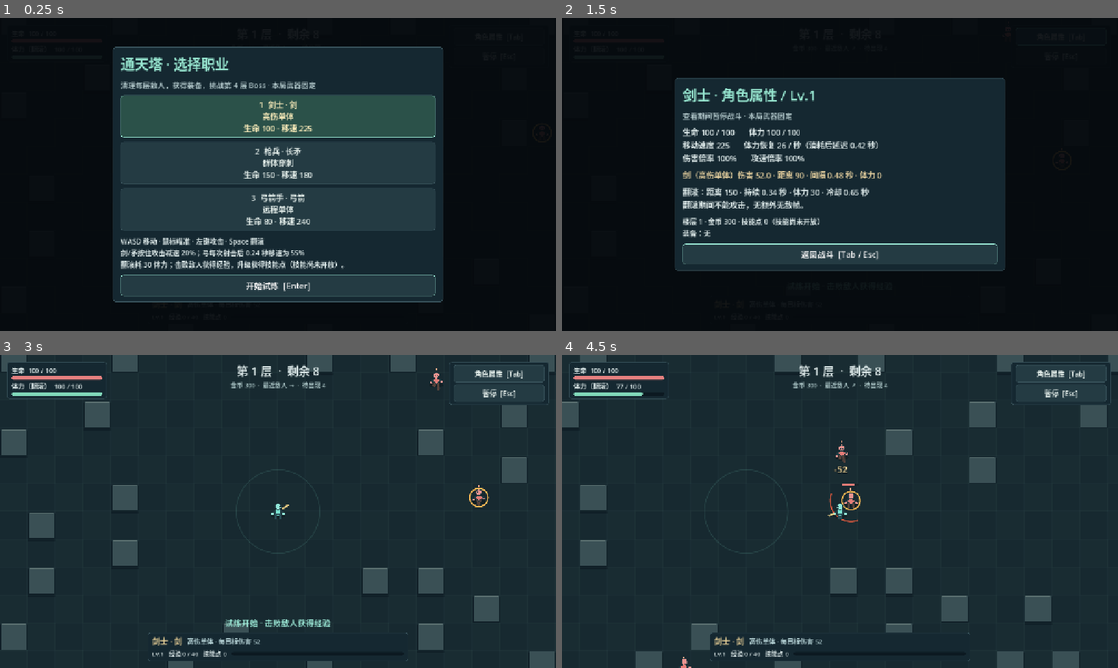
Above: before the commit, frames 1-4 (two rows, left to right).
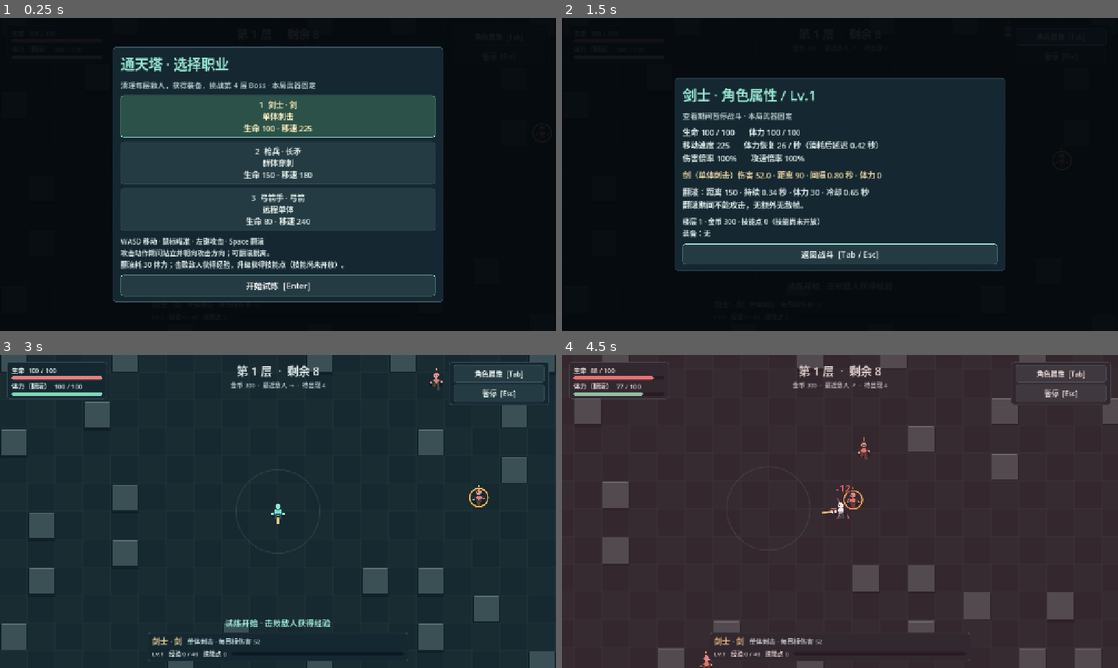
Above: after the commit, the same moments.

Repository: laoshiren912/wenjian
Game: Godot game, scene res://scenes/main.tscn
Two runs of this game, one before a commit and one after it. Both use one fixed random seed, a clock stepped at 60 frames per second and the inputs below.
Inputs (mouse positions are in pixels of both pictures, inside the frame that each line leads up to):
- Up to frame 1 (0.25 s): no input
- Up to frame 2 (1.5 s): click "开始试炼 [Enter]" at 0.5 s; click "角色属性 [Tab]" at 1.25 s
- Up to frame 3 (3 s): click "暂停 [Esc]" at 2 s; click "返回战斗 [Tab / Esc]" at 2.75 s
- Up to frame 4 (4.5 s): tap Enter at 3.5 s; move the mouse to (962, 495) at 3.52 s; press the mouse at (962, 495) at 3.53 s; hold D (move_right) 3.53-4.25 s; tap Space (roll) at 3.8 s; release the mouse at (962, 495) at 4.25 s; drag from (728, 527) to (812, 574) at 4.27 s

The runs differ from the first frame. In frame 1, 0.7% of the frame differs, in the area x 21-55%, y 30-77%; in frame 2, 0.1%; in frame 3, less than 0.1%; in frame 4, 97%, in the area x 0-100%, y 0-100%.

Commit message:
完成 V2.6：角色朝向与剑士攻击试验

Diff:
--- a/scripts/hud.gd
+++ b/scripts/hud.gd
@@ -272,7 +272,7 @@
 		button.size_flags_horizontal = Control.SIZE_EXPAND_FILL
 		profession_layout.add_child(button)
 		profession_buttons.append(button)
-	box.add_child(_modal_label("WASD 移动 · 鼠标瞄准 · 左键攻击 · Space 翻滚\n剑/矛按住攻击减速 20%%；弓每次射击后 %.2f 秒移速为 %.0f%%\n翻滚耗 %.0f 体力；击败敌人获得经验，升级获得技能点（技能尚未开放）。" % [player.bow_shot_move_duration, player.bow_shot_move_multiplier * 100.0, player.roll_stamina_cost], 16))
+	box.add_child(_modal_label("WASD 移动 · 鼠标瞄准 · 左键攻击 · Space 翻滚\n攻击动作期间站立并朝向攻击方向；可翻滚脱离。\n翻滚耗 %.0f 体力；击败敌人获得经验，升级获得技能点（技能尚未开放）。" % [player.roll_stamina_cost], 16))
 	start_button = PrototypeUI.button("开始试炼  [Enter]", func(): start_requested.emit(), 48)
 	box.add_child(start_button)
 	select_profession(0)
--- a/scripts/player.gd
+++ b/scripts/player.gd
@@ -65,6 +65,9 @@
 var dry_attack_flash: float = 0.0
 var _attack_held: bool = false
 var _attack_pending: bool = false
+var _click_target: Node2D = null
+var _target_marker: Node2D = null
+var _target_marker_remaining: float = 0.0
 var _roll_requested: bool = false
 var _roll_remaining: float = 0.0
 var _roll_cooldown: float = 0.0
@@ -103,9 +106,7 @@
 	return weapon.selected == 2 and _bow_shot_remaining > 0.0 and not is_rolling()
 
 func movement_multiplier() -> float:
-	if weapon.selected == 2:
-		return bow_shot_move_multiplier if _bow_shot_remaining > 0.0 else 1.0
-	return 0.8 if _attack_held and Input.is_action_pressed("attack") else 1.0
+	return 0.0 if weapon.swing_time > 0.0 else 1.0
 
 func _on_weapon_selected(_index: int) -> void:
 	visual.cancel_attack()
@@ -123,8 +124,12 @@
 	_roll_remaining = maxf(0.001, roll_duration)
 	_roll_cooldown = roll_cooldown
 	_attack_pending = false
+	_click_target = null
+	_target_marker = null
+	_target_marker_remaining = 0.0
 	# Existing hits/arrows and shared cooldown survive; only the recovery drawing ends.
 	weapon.swing_time = 0.0
+	_bow_shot_remaining = 0.0
 	weapon.hide()
 	visual.play_roll(_roll_direction, _roll_remaining)
 	return true
@@ -140,6 +145,9 @@
 	invulnerability = maxf(0.0, invulnerability - delta)
 	stamina_delay = maxf(0.0, stamina_delay - delta)
 	dry_attack_flash = maxf(0.0, dry_attack_flash - delta)
+	_target_marker_remaining = maxf(0.0, _target_marker_remaining - delta)
+	if _target_marker_remaining <= 0.0 or not is_instance_valid(_target_marker):
+		_target_marker = null
 	_bow_shot_remaining = maxf(0.0, _bow_shot_remaining - delta)
 	if stamina_delay <= 0.0:
 		stamina = minf(max_stamina, stamina + stamina_regen * delta)
@@ -149,36 +157,44 @@
 		try_roll()
 	var movement := Input.get_vector("move_left", "move_right", "move_up", "move_down")
 	var rolling_this_frame: bool = is_rolling()
-	if rolling_this_frame:
-		# Scale the final partial tick so unobstructed rolls cover the configured distance.
-		var step: float = minf(delta, _roll_remaining)
-		velocity = _roll_direction * (roll_distance / maxf(0.001, roll_duration)) * (step / delta) + knockback
-	else:
-		# Bow recovery belongs to a fired shot, so releasing the button cannot cancel it.
-		velocity = movement * speed * movement_multiplier() + knockback
-	knockback = knockback.move_toward(Vector2.ZERO, 650.0 * delta)
-	move_and_slide()
 	var world_aim: Vector2 = get_global_mouse_position()
 	if _has_aim_event:
 		world_aim = get_viewport().get_canvas_transform().affine_inverse() * _aim_viewport_position
 	var aim: Vector2 = world_aim - global_position
 	if aim.length_squared() > 1.0:
 		aim_direction = aim.normalized()
+	if not rolling_this_frame and (_attack_pending or (_attack_held and Input.is_action_pressed("attack"))):
+		var attack_direction := aim_direction
+		if weapon.selected != 0 and _attack_pending and is_instance_valid(_click_target) and not _click_target.dead:
+			var target_offset: Vector2 = _click_target.global_position - global_position
+			if target_offset.length_squared() > 1.0:
+				attack_direction = target_offset.normalized()
+		if weapon.attack(attack_direction):
+			_target_marker = _click_target if weapon.selected != 0 and _attack_pending and is_instance_valid(_click_target) and not _click_target.dead else null
+			_target_marker_remaining = 0.65 if is_instance_valid(_target_marker) else 0.0
+	_attack_pending = false
+	_click_target = null
+	if rolling_this_frame:
+		# Scale the final partial tick so unobstructed rolls cover the configured distance.
+		var step: float = minf(delta, _roll_remaining)
+		velocity = _roll_direction * (roll_distance / maxf(0.001, roll_duration)) * (step / delta) + knockback
+	else:
+		velocity = movement * speed * movement_multiplier() + knockback
+	knockback = knockback.move_toward(Vector2.ZERO, 650.0 * delta)
+	move_and_slide()
 	var color := Color("79e2d0")
 	if invulnerability > 0.0:
 		color = Color("ffffff") if fmod(invulnerability, 0.16) > 0.08 else Color("e88385")
-	# Keep the torso aligned with the weapon while the feet follow movement input.
 	if not rolling_this_frame and not movement.is_zero_approx():
 		_movement_facing = Vector2(signf(movement.x), 0) if absf(movement.x) > absf(movement.y) else Vector2(0, signf(movement.y))
-	var body_look: Vector2 = aim_direction
+	var body_look: Vector2 = visual.facing
+	if weapon.swing_time > 0.0:
+		body_look = weapon.swing_direction
+	elif not movement.is_zero_approx():
+		body_look = movement
 	if rolling_this_frame:
 		body_look = _roll_direction
-	visual.update_pose(get_real_velocity(), body_look, color, _movement_facing)
-	# Preserve a GUI-approved short click even if it was released between physics ticks.
-	# Consume it once; a press rejected by cooldown is never queued for a later attack.
-	if not rolling_this_frame and (_attack_pending or (_attack_held and Input.is_action_pressed("attack"))):
-		weapon.attack(aim_direction)
-	_attack_pending = false
+	visual.update_pose(get_real_velocity(), body_look, color, body_look)
 	if rolling_this_frame:
 		_roll_remaining = maxf(0.0, _roll_remaining - delta)
 		if not is_rolling():
@@ -198,13 +214,34 @@
 		# A modal may swallow the release while the player is paused.
 		_attack_held = false
 		_attack_pending = false
+		_click_target = null
 		_roll_requested = false
+
+func _target_at_click(world_position: Vector2) -> Node2D:
+	var best: Node2D = null
+	var best_distance := INF
+	for enemy in get_tree().get_nodes_in_group("enemies"):
+		if enemy.dead or enemy.is_queued_for_deletion():
+			continue
+		var distance: float = enemy.global_position.distance_squared_to(world_position)
+		# The enemy collision circle is 15 pixels; a small margin makes it clickable.
+		if distance <= 19.0 * 19.0 and distance < best_distance:
+			best = enemy
+			best_distance = distance
+	return best
 
 func _unhandled_input(event: InputEvent) -> void:
 	# Only presses that survive GUI handling may start a world attack gesture.
 	if event.is_action_pressed("attack"):
 		_attack_held = true
 		_attack_pending = not is_rolling()
+		_click_target = null
+		if event is InputEventMouseButton:
+			_aim_viewport_position = event.position
+			_has_aim_event = true
+			if _attack_pending and weapon.selected != 0:
+				var point: Vector2 = get_viewport().get_canvas_transform().affine_inverse() * event.position
+				_click_target = _target_at_click(point)
 		get_viewport().set_input_as_handled()
 	if event.is_action_pressed("roll"):
 		_roll_requested = true
@@ -230,6 +267,8 @@
 	damage_received.emit(actual_damage)
 	if health <= 0.0:
 		dead = true
+		_target_marker = null
+		_target_marker_remaining = 0.0
 		_roll_requested = false
 		_finish_roll()
 		died.emit()
@@ -250,7 +289,10 @@
 		level_gained.emit()
 
 func _draw() -> void:
-	if is_bow_recovering():
-		draw_arc(Vector2.ZERO, 21.0, -PI * 0.5, -PI * 0.5 + TAU * _bow_shot_remaining / maxf(0.001, bow_shot_move_duration), 24, Color("e9cc83"), 2.0, true)
+	if is_instance_valid(_target_marker) and not _target_marker.dead and _target_marker_remaining > 0.0:
+		var center: Vector2 = to_local(_target_marker.global_position)
+		var color := Color("f9dd7a")
+		draw_arc(center, 27.0, PI - 0.62, PI + 0.62, 20, color, 3.5, true)
+		draw_arc(center, 27.0, -0.62, 0.62, 20, color, 3.5, true)
 	if dry_attack_flash > 0.0:
 		draw_arc(Vector2.ZERO, 24.0, 0, TAU, 24, Color("efb362"), 2.5, true)
--- a/scripts/weapon.gd
+++ b/scripts/weapon.gd
@@ -6,7 +6,7 @@
 
 const PROJECTILE_SCENE = preload("res://scenes/projectile.tscn")
 const DATA: Array[Dictionary] = [
-	{"name": "剑", "damage": 52.0, "reach": 90.0, "angle": 100.0, "cooldown": 0.48, "stamina": 0.0, "single_target": true, "role": "高伤单体"},
+	{"name": "剑", "damage": 52.0, "reach": 90.0, "angle": 100.0, "cooldown": 0.80, "stamina": 0.0, "single_target": true, "role": "单体刺击"},
 	{"name": "长矛", "damage": 32.0, "reach": 150.0, "angle": 56.0, "cooldown": 0.78, "stamina": 0.0, "single_target": false, "role": "群体穿刺"},
 	{"name": "弓箭", "damage": 21.0, "reach": 640.0, "angle": 0.0, "cooldown": 0.32, "stamina": 0.0, "single_target": true, "role": "远程单体"},
 ]
@@ -27,10 +27,15 @@
 var swing_direction: Vector2 = Vector2.RIGHT
 var swing_weapon: int = 0
 var attack_count: int = 0
+var sword_hit_targets: Array[Node2D] = []
+const SWORD_ASSIST_ANGLE: float = 15.0
 
 func _physics_process(delta: float) -> void:
 	cooldown = maxf(0.0, cooldown - delta)
+	var previous_time := swing_time
 	swing_time = maxf(0.0, swing_time - delta)
+	if swing_weapon == 0 and previous_time > 0.0 and not get_parent().dead:
+		_sword_sweep(1.0 - previous_time / swing_duration, 1.0 - swing_time / swing_duration)
 	queue_redraw()
 
 func select_weapon(index: int) -> void:
@@ -58,12 +63,15 @@
 	if cooldown > 0.0:
 		return false
 	cooldown = float(data.cooldown) / player.attack_speed_multiplier
-	swing_direction = direction.normalized()
+	swing_direction = _sword_assist(direction.normalized()) if selected == 0 else direction.normalized()
 	swing_weapon = selected
-	swing_duration = minf(0.18, cooldown)
+	swing_duration = 0.30 / player.attack_speed_multiplier if selected == 0 else minf(0.18, cooldown)
 	swing_time = swing_duration
+	sword_hit_targets.clear()
 	attack_count += 1
 	attack_started.emit(selected, swing_direction)
+	if selected == 0:
+		return true
 	var damage: float = float(data.damage) * player.damage_multiplier
 	if selected == 2:
 		for arrow in range(1 + player.extra_arrows):
@@ -106,9 +114,68 @@
 	queue_redraw()
 	return true
 
+func _sword_assist(direction: Vector2) -> Vector2:
+	var player = get_parent()
+	var best_angle := deg_to_rad(SWORD_ASSIST_ANGLE)
+	var best_distance := INF
+	var result := direction
+	for enemy in get_tree().get_nodes_in_group("enemies"):
+		if enemy.dead or enemy.is_queued_for_deletion():
+			continue
+		var offset: Vector2 = enemy.global_position - player.global_position
+		var distance := offset.length()
+		if distance < 1.0 or distance > float(DATA[0].reach) + player.reach_bonus + 15.0:
+			continue
+		var angle := absf(direction.angle_to(offset))
+		if angle > best_angle or (is_equal_approx(angle, best_angle) and distance >= best_distance):
+			continue
+		var query := PhysicsRayQueryParameters2D.create(player.global_position, enemy.global_position, 1)
+		if not get_world_2d().direct_space_state.intersect_ray(query).is_empty():
+			continue
+		best_angle = angle
+		best_distance = distance
+		result = offset.normalized()
+	return result
+
+func _sword_tip(progress: float) -> float:
+	var extension := clampf((progress - 1.0 / 3.0) / (2.0 / 3.0), 0.0, 1.0)
+	return lerpf(28.0, float(DATA[0].reach) + get_parent().reach_bonus, extension)
+
+func _sword_sweep(from_progress: float, to_progress: float) -> void:
+	# 100 ms windup followed by a 200 ms thrust at base speed.
+	var start := 1.0 / 3.0
+	var finish := 1.0
+	if to_progress < start or from_progress > finish:
+		return
+	var player = get_parent()
+	var tip := _sword_tip(to_progress)
+	var candidates: Array[Node2D] = []
+	for enemy in get_tree().get_nodes_in_group("enemies"):
+		if enemy.dead or sword_hit_targets.has(enemy):
+			continue
+		var offset: Vector2 = enemy.global_position - player.global_position
+		var along := offset.dot(swing_direction)
+		var nearest_point := swing_direction * clampf(along, 13.0, tip)
+		if offset.distance_squared_to(nearest_point) > 15.0 * 15.0:
+			continue
+		var query := PhysicsRayQueryParameters2D.create(player.global_position, enemy.global_position, 1)
+		if get_world_2d().direct_space_state.intersect_ray(query).is_empty():
+			candidates.append(enemy)
+	candidates.sort_custom(func(x, y): return x.global_position.distance_squared_to(player.global_position) < y.global_position.distance_squared_to(player.global_position))
+	for enemy in candidates:
+		if sword_hit_targets.size() >= 1 + player.extra_targets:
+			break
+		sword_hit_targets.append(enemy)
+		enemy.take_damage(float(DATA[0].damage) * player.damage_multiplier, swing_direction * 155.0)
+
+func display_direction() -> Vector2:
+	if swing_time > 0.0 and swing_weapon == selected:
+		return swing_direction
+	return get_parent().visual.facing
+
 func _draw() -> void:
 	var player = get_parent()
-	var aim: Vector2 = player.aim_direction
+	var aim: Vector2 = display_direction()
 	var active: bool = swing_time > 0.0 and swing_weapon == selected
 	var progress: float = 1.0 - swing_time / swing_duration if active else 1.0
 	if active:
@@ -124,11 +191,13 @@
 		draw_line(bow[0], bow[4], Color("eee4ca"), 1.0, true)
 	else:
 		var reach: float = lerpf(float(DATA[selected].reach) + player.reach_bonus, 40.0 if selected == 1 else 28.0, progress)
-		var blade: Vector2 = aim.rotated(progress * deg_to_rad(50.0)) if selected == 0 and active else aim
+		if selected == 0 and active:
+			reach = _sword_tip(progress)
+		var blade: Vector2 = aim
 		draw_line(blade * 13.0, blade * reach, color, 4.0, true)
 		if selected == 1:
 			draw_colored_polygon(PackedVector2Array([blade * (reach + 4.0), blade * (reach - 6.0) + blade.orthogonal() * 4.0, blade * (reach - 6.0) - blade.orthogonal() * 4.0]), color)
-	if not active or swing_weapon == 2:
+	if not active or swing_weapon == 2 or swing_weapon == 0:
 		return
 	var data: Dictionary = DATA[swing_weapon]
 	var fade: float = swing_time / swing_duration
--- /dev/null
+++ b/tests/click_target.gd
@@ -0,0 +1,49 @@
+extends "res://tests/v21_animation.gd"
+
+func click_at(world_point: Vector2) -> void:
+	var event := InputEventMouseButton.new()
+	event.button_index = MOUSE_BUTTON_LEFT
+	event.pressed = true
+	event.position = root.get_canvas_transform() * world_point
+	game.player._unhandled_input(event)
+
+func _run() -> void:
+	game = load("res://scenes/main.tscn").instantiate()
+	root.add_child(game)
+	current_scene = game
+	await frames(3)
+	game.select_profession(0)
+	game.start_run()
+	clear_targets()
+	await frames(2)
+	var player := game.player
+	var enemy := target_at(70)
+	var health := enemy.health
+	click_at(enemy.global_position + Vector2(0, 12))
+	check(player._click_target == enemy, "Click selects enemy within hit area")
+	await frames(2)
+	check(player.weapon.swing_direction.dot(Vector2.RIGHT) > 0.999, "Attack aims at selected enemy center")
+	check(player._target_marker == enemy and player._target_marker_remaining > 0.0, "Successful target attack shows marker")
+	check(player._click_target == null, "Selection lasts only one attack attempt")
+	enemy.global_position += Vector2(0, 200)
+	await frames(20)
+	check(enemy.health == health, "Moving away avoids selected attack")
+	await frames(25)
+	check(player._target_marker == null, "Marker expires without persistent lock")
+	player.weapon.cooldown = 0
+	var empty := player.global_position + Vector2(0, -120)
+	click_at(empty)
+	check(player._click_target == null, "Empty click selects no target")
+	await frames(2)
+	check(player.weapon.swing_direction.dot(Vector2.UP) > 0.999, "Empty click attacks toward click")
+	check(player._target_marker == null, "Empty click displays no target marker")
+	click_at(enemy.global_position)
+	await frames(2)
+	check(player._click_target == null and player.weapon.swing_direction.dot(Vector2.UP) > 0.999, "Click during cooldown does not queue target")
+	player.weapon.cooldown = 0
+	check(player.try_roll(), "Roll starts")
+	click_at(enemy.global_position)
+	await frames(2)
+	check(player._click_target == null and not player._attack_pending, "Click during roll does not queue target")
+	print("CLICK TARGET RESULT: %d checks, %d failures" % [checks, failures])
+	quit(1 if failures else 0)
--- /dev/null
+++ b/tests/sword_soft_aim.gd
@@ -0,0 +1,59 @@
+extends "res://tests/v21_animation.gd"
+
+func _run() -> void:
+	game = load("res://scenes/main.tscn").instantiate()
+	root.add_child(game)
+	current_scene = game
+	await frames(3)
+	game.select_profession(0)
+	game.start_run()
+	clear_targets()
+	await frames(2)
+	var player := game.player
+	var weapon := player.weapon
+	var first := target_at(65)
+	first.position = player.position + Vector2.RIGHT.rotated(deg_to_rad(10.0)) * 65.0
+	var assisted: Vector2 = weapon._sword_assist(Vector2.RIGHT)
+	check(absf(rad_to_deg(assisted.angle()) - 10.0) < 0.1, "Nearby target within 15 degrees assists")
+	first.position = player.position + Vector2.RIGHT.rotated(deg_to_rad(60.0)) * 65.0
+	check(weapon._sword_assist(Vector2.RIGHT).is_equal_approx(Vector2.RIGHT), "Target at 60 degrees does not assist")
+	first.position = player.position + Vector2.RIGHT * 180.0
+	check(weapon._sword_assist(Vector2.RIGHT).is_equal_approx(Vector2.RIGHT), "Out of range target does not assist")
+	first.position = player.position + Vector2.RIGHT.rotated(deg_to_rad(10.0)) * 65.0
+	var second := target_at(70)
+	second.position = player.position + Vector2.RIGHT.rotated(deg_to_rad(10.0)) * 80.0
+	var first_health := first.health
+	var second_health := second.health
+	weapon.attack(Vector2.RIGHT)
+	var locked_direction: Vector2 = weapon.swing_direction
+	await frames(3)
+	check(player._target_marker == null, "Sword assist has no persistent target marker")
+	check(first.health == first_health and second.health == second_health, "No hits during windup")
+	await frames(20)
+	check(first.health < first_health and second.health == second_health, "Thrust hits only the first target")
+	var first_after := first.health
+	var second_after := second.health
+	await frames(5)
+	check(first.health == first_after and second.health == second_after, "No repeated or extra damage in one thrust")
+	first.health = first_health
+	second.health = second_health
+	player.extra_targets = 1
+	weapon.cooldown = 0
+	first.position = player.position + Vector2.RIGHT * 65.0
+	second.position = player.position + Vector2.RIGHT * 80.0
+	weapon.attack(Vector2.RIGHT)
+	await frames(22)
+	check(first.health < first_health and second.health < second_health, "Extra target equipment enables a second thrust hit")
+	player.extra_targets = 0
+	first.health = first_health
+	second.queue_free()
+	weapon.cooldown = 0
+	first.position = player.position + Vector2.RIGHT.rotated(deg_to_rad(10.0)) * 65.0
+	weapon.attack(Vector2.RIGHT)
+	locked_direction = weapon.swing_direction
+	first.position = player.position + Vector2.UP * 250.0
+	await frames(15)
+	check(weapon.swing_direction.is_equal_approx(locked_direction), "Direction does not track moving target")
+	check(first.health == first_health, "Moving out of sweep avoids hit")
+	print("SWORD SOFT AIM RESULT: %d checks, %d failures" % [checks, failures])
+	quit(1 if failures else 0)
--- /dev/null
+++ b/tests/sword_timing.gd
@@ -0,0 +1,63 @@
+extends "res://tests/v21_animation.gd"
+
+func _run() -> void:
+	game = load("res://scenes/main.tscn").instantiate()
+	root.add_child(game)
+	current_scene = game
+	await frames(3)
+	game.select_profession(0)
+	game.start_run()
+	clear_targets()
+	await frames(2)
+	var player := game.player
+	movement(Vector2.LEFT)
+	await frames(3)
+	check(player.visual.facing == Vector2.LEFT and player.visual.leg_facing == Vector2.LEFT, "Whole body faces movement")
+	check(player.weapon.display_direction() == Vector2.LEFT, "Weapon follows left movement despite mouse aim")
+	movement(Vector2.UP)
+	await frames(3)
+	check(player.weapon.display_direction() == Vector2.UP, "Weapon follows up movement")
+	movement(Vector2.ZERO)
+	await frames(2)
+	check(player.weapon.display_direction() == Vector2.UP, "Weapon retains direction while idle")
+	var enemy := target_at(65)
+	var health := enemy.health
+	check(player.weapon.attack(Vector2.RIGHT), "Sword starts")
+	await frames(2)
+	check(player.visual.facing == Vector2.RIGHT and player.visual.leg_facing == Vector2.RIGHT, "Whole body faces attack")
+	check(player.weapon.display_direction() == Vector2.RIGHT, "Weapon faces attack direction")
+	check(is_equal_approx(player.weapon.swing_duration, 0.3) and player.weapon.cooldown > 0.7, "Base action 300 ms and interval 800 ms")
+	movement(Vector2.LEFT)
+	var attack_position := player.global_position
+	await frames(2)
+	check(player.global_position.distance_to(attack_position) < 0.1, "Movement remains locked during sword action")
+	check(enemy.health == health, "No damage during windup")
+	await frames(12)
+	check(enemy.health < health, "Sword hits during sweep")
+	var after_hit := enemy.health
+	await frames(8)
+	check(enemy.health == after_hit, "Sword hits target only once")
+	check(player.weapon.swing_time == 0.0 and player.weapon.cooldown > 0.0 and player.movement_multiplier() == 1.0, "Movement resumes while attack remains on cooldown")
+	check(player.global_position.x < attack_position.x - 1.0, "Player actually moves before cooldown ends")
+	movement(Vector2.ZERO)
+	check(not player.weapon.attack(Vector2.RIGHT), "Cannot attack again before cooldown ends")
+	enemy.health = health
+	player.weapon.cooldown = 0
+	player.weapon.attack(Vector2.RIGHT)
+	await frames(2)
+	enemy.position = player.position + Vector2(300, 0)
+	await frames(20)
+	check(enemy.health == health, "Target leaving range avoids hit")
+	await frames(15)
+	enemy.position = player.position + Vector2(65, 0)
+	player.weapon.cooldown = 0
+	player.weapon.attack(Vector2.RIGHT)
+	check(player.try_roll(), "Roll interrupts attack")
+	await frames(25)
+	check(enemy.health == health, "Interrupted windup causes no damage")
+	player.attack_speed_multiplier = 2.0
+	player.weapon.cooldown = 0
+	await frames(5)
+	check(player.weapon.attack(Vector2.RIGHT) and is_equal_approx(player.weapon.swing_duration, 0.15) and is_equal_approx(player.weapon.cooldown, 0.4), "Attack speed scales action and interval")
+	print("SWORD RESULT: %d checks, %d failures" % [checks, failures])
+	quit(1 if failures else 0)
Not shown, added: tests/click_target.gd.uid
Not shown, added: tests/sword_soft_aim.gd.uid
Not shown, added: tests/sword_timing.gd.uid
Not shown, changed: CHANGELOG.md
Not shown, changed: HANDOFF.md
